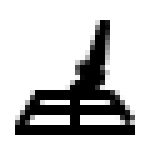
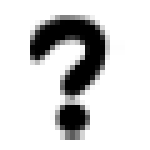
Layered file, before and after one edit (150x150). Changes by layer:
added layer "Layer 4" above "Rectangle 2" over [30, 15, 125, 140]
hid "Shape 28" over [15, 20, 135, 135]
